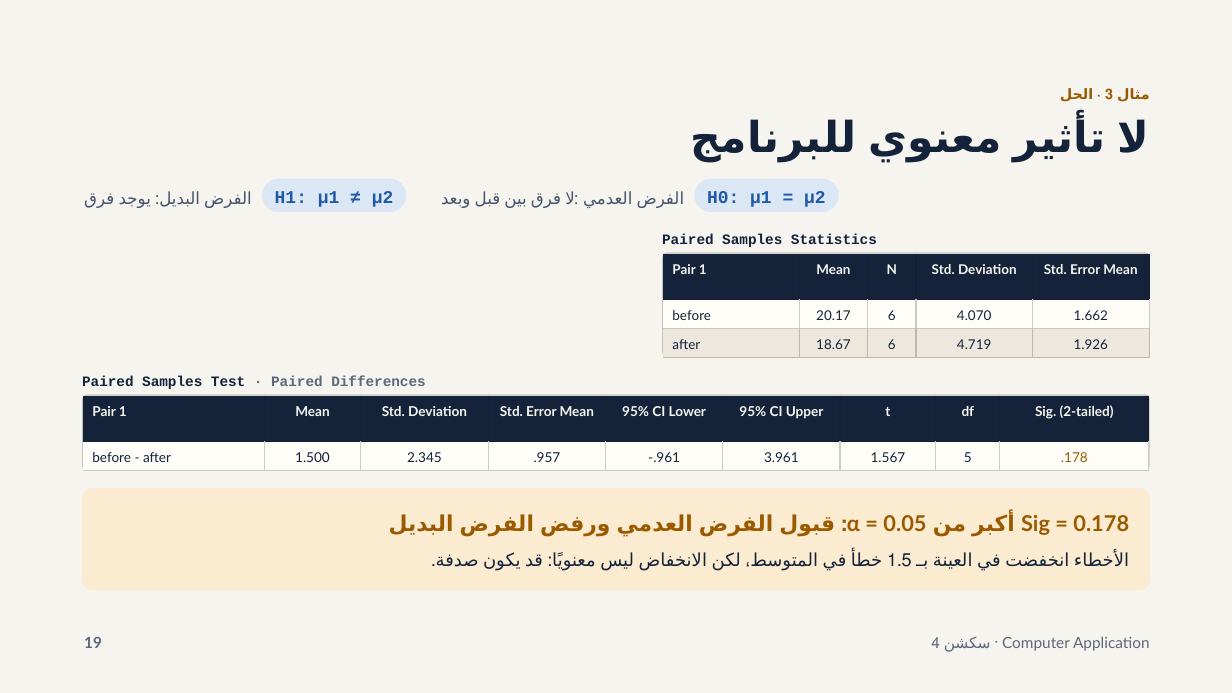
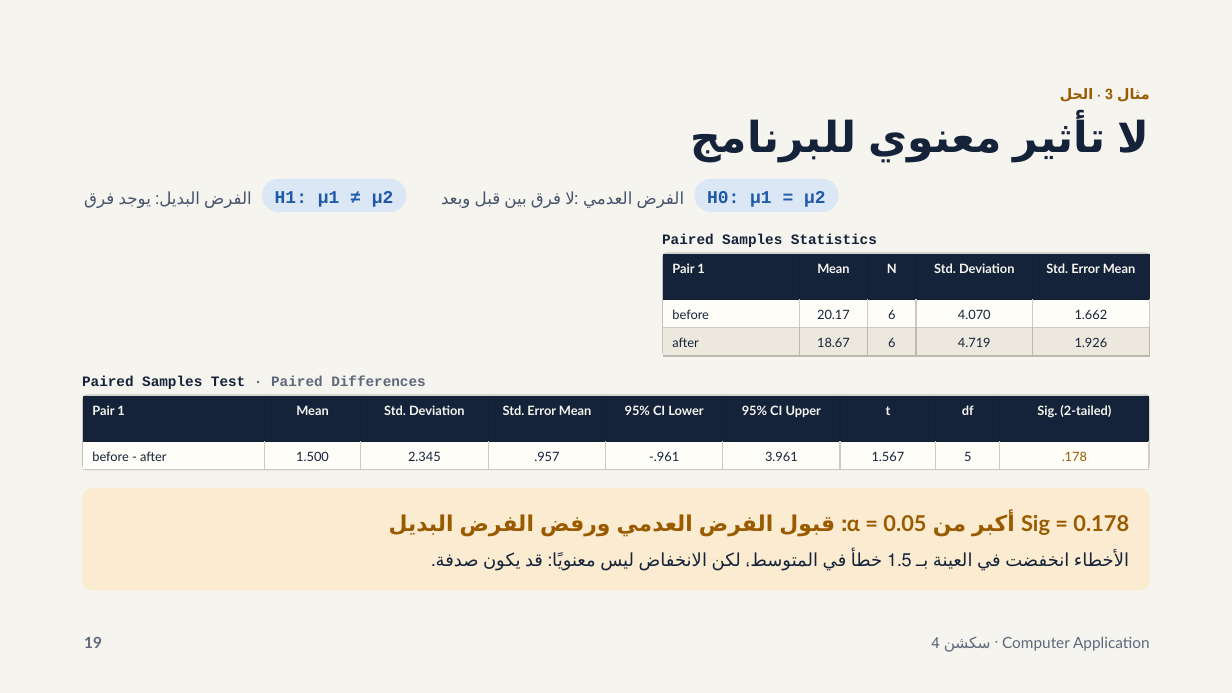
Before and after one commit to moali30/computer-application-2026-2027, a slide deck: slide 19 of سكشن 4 — اختبارات الفروض للمتوسط.pptx. Drawn at 1232x693 pixels with LibreOffice and Linux fonts; fonts in the diff are those of the drawing. Boxes give left, top, right and bottom in pixels: in the first picture for what was removed or moved away, otherwise in the second. Text is boxed around its words. In the diff, an @@ line names an element or a change of style, - is before the commit and + after.

```diff
--- a/سكشن 4 — اختبارات الفروض للمتوسط.pptx
+++ b/سكشن 4 — اختبارات الفروض للمتوسط.pptx
@@ table at bbox=[664, 254, 1150, 357] @@
@@ size 10.5 to 10 pt @@
@@ line spacing 14.8pt to 13.9pt @@
@@ table at bbox=[83, 396, 1149, 470] @@
@@ size 10.6 to 10 pt @@
@@ line spacing 14.8pt to 13.9pt @@
```
Also in this commit, not shown: 11 other slides changed, 5 other files.
